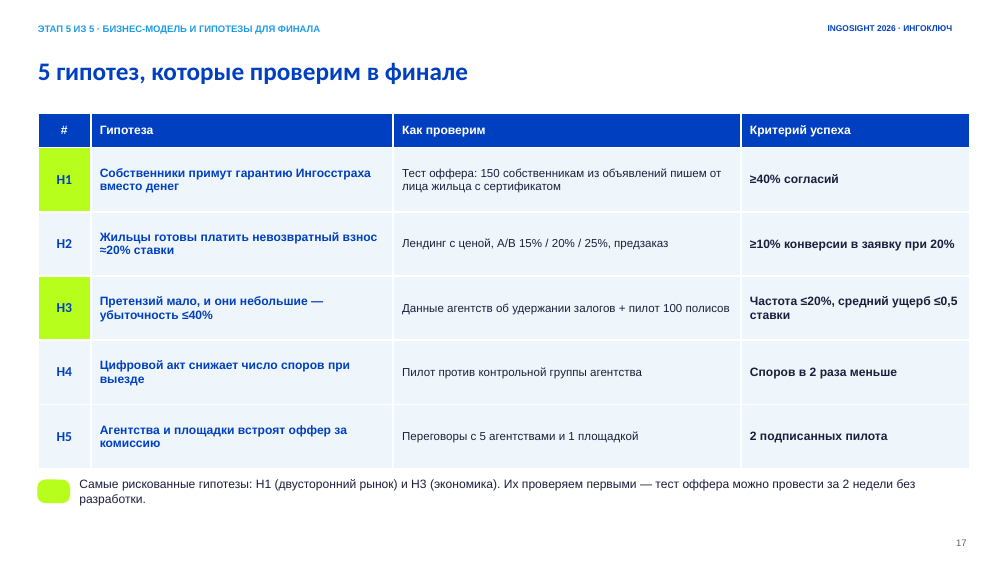
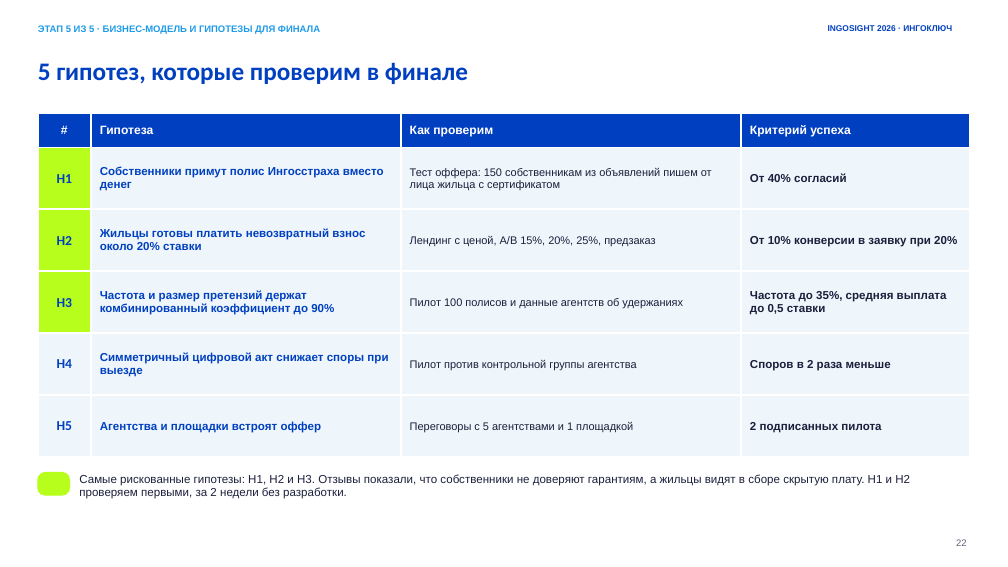
Before and after one commit to mrazotnik/my, a slide deck: slide 22 of ingosight/IngoKey_INGOSIGHT_2026.pptx (slide 17 before the commit). Drawn at 1008x567 pixels with LibreOffice and Linux fonts; fonts in the diff are those of the drawing; background and template pictures are left out. Boxes give left, top, right and bottom in pixels: in the first picture for what was removed or moved away, otherwise in the second. Text is boxed around its words. In the diff, an @@ line names an element or a change of style, - is before the commit and + after.

```diff
--- a/ingosight/IngoKey_INGOSIGHT_2026.pptx
+++ b/ingosight/IngoKey_INGOSIGHT_2026.pptx
@@ table at bbox=[38, 113, 970, 437] @@
-row 2, column 2: Собственники примут гарантию Ингосстраха вместо денег
+row 2, column 2: Собственники примут полис Ингосстраха вместо денег
-row 2, column 4: ≥40% согласий
+row 2, column 4: От 40% согласий
-row 3: H2 | Жильцы готовы платить невозвратный взнос ≈20% ставки | Лендинг с ценой, A/B 15% / 20% / 25%, предзаказ | ≥10% конверсии в заявку при 20%
+row 3: H2 | Жильцы готовы платить невозвратный взнос около 20% ставки | Лендинг с ценой, A/B 15%, 20%, 25%, предзаказ | От 10% конверсии в заявку при 20%
-row 4: H3 | Претензий мало, и они небольшие — убыточность ≤40% | Данные агентств об удержании залогов + пилот 100 полисов | Частота ≤20%, средний ущерб ≤0,5 ставки
+row 4: H3 | Частота и размер претензий держат комбинированный коэффициент до 90% | Пилот 100 полисов и данные агентств об удержаниях | Частота до 35%, средняя выплата до 0,5 ставки
-row 5, column 2: Цифровой акт снижает число споров при выезде
+row 5, column 2: Симметричный цифровой акт снижает споры при выезде
-row 6, column 2: Агентства и площадки встроят оффер за комиссию
+row 6, column 2: Агентства и площадки встроят оффер
@@ fill #EFF6FB to #B7FE1D in row 3, column 1 @@
@@ size 11 to 10.5 pt in "Тест оффера: 150 собственникам из объявлений пишем ...", "Пилот против контрольной группы агентства", "Переговоры с 5 агентствами и 1 площадкой" @@
@@ size 11.5 to 11 pt in "Споров в 2 раза меньше", "2 подписанных пилота" @@
@@ rounded rectangle: place and size @@
-rounded rectangle at bbox=[38, 480, 70, 503]
+rounded rectangle at bbox=[38, 473, 70, 495]
@@ text at bbox=[79, 474, 910, 499]: text changed; size 11.5 to 11 pt @@
-Самые рискованные гипотезы: H1 (двусторонний рынок) и H3 (экономика). Их проверяем первыми — тест оффера можно провести за 2 недели без разработки.
+Самые рискованные гипотезы: H1, H2 и H3. Отзывы показали, что собственники не доверяют гарантиям, а жильцы видят в сборе скрытую плату. H1 и H2 проверяем первыми, за 2 недели без разработки.
@@ page number at bbox=[956, 539, 967, 546]: text changed @@
-17
+22
```
Also in this commit, not shown: 13 other slides changed, 13 slides added, 7 slides removed, 3 other files.
